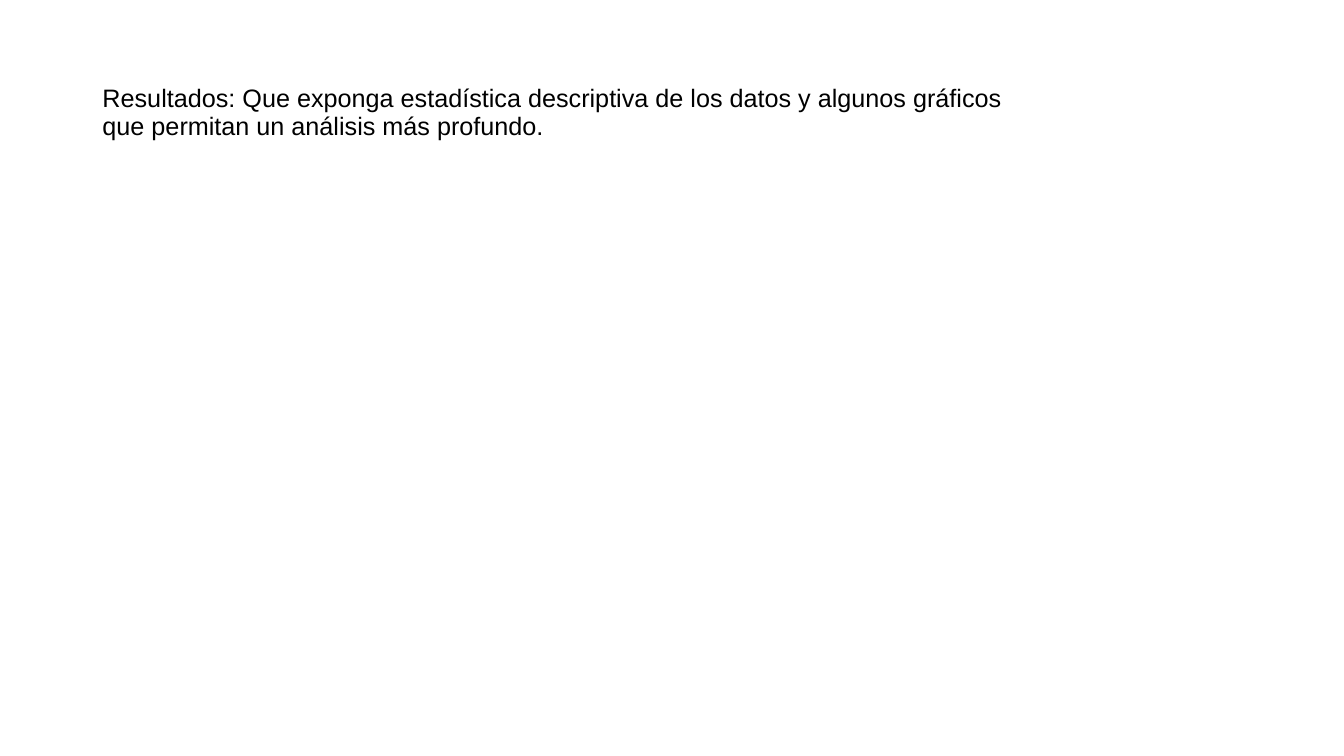
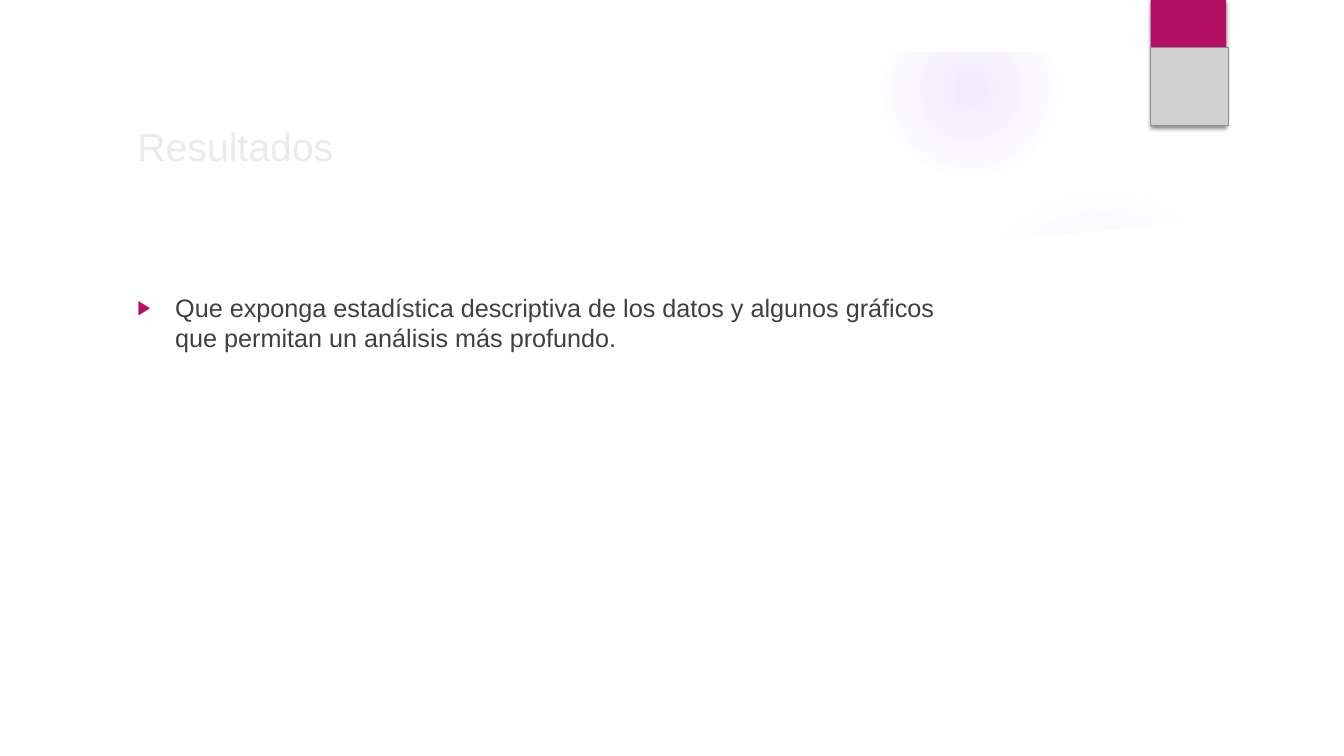
Before and after one commit to AlejandroMunozA/Trabajo_BigData, a slide deck: slide 5 of Trabajo_BigData.pptx. Drawn at 1344x756 pixels with LibreOffice and Linux fonts; fonts in the diff are those of the drawing; grey boxes stand for pictures; background and template pictures are left out. Boxes give left, top, right and bottom in pixels: in the first picture for what was removed or moved away, otherwise in the second. Text is boxed around its words. In the diff, an @@ line names an element or a change of style, - is before the commit and + after.

```diff
--- a/Trabajo_BigData.pptx
+++ b/Trabajo_BigData.pptx
@@ group added at box(0, 0, 1344, 756): 3 ellipses, 2 freeform shapes @@
@@ rectangle added at box(1150, 0, 1226, 126), fill #B31166 @@
@@ picture added at box(1150, 47, 1228, 125) @@
@@ title at box(102, 88, 1001, 140): text changed; size 18 to 28 pt; text colour #000000 to #EBEBEB @@
-Resultados: Que exponga estadística descriptiva de los datos y algunos gráficos
-que permitan un análisis más profundo.
+Resultados
@@ text added at box(175, 298, 934, 353), 18 pt, text #404040 @@
+▶ Que exponga estadística descriptiva de los datos y algunos gráficos
+  que permitan un análisis más profundo.
```
Also in this commit, not shown: 5 other slides changed, 4 slides added, 4 slides removed, 2 other files.
